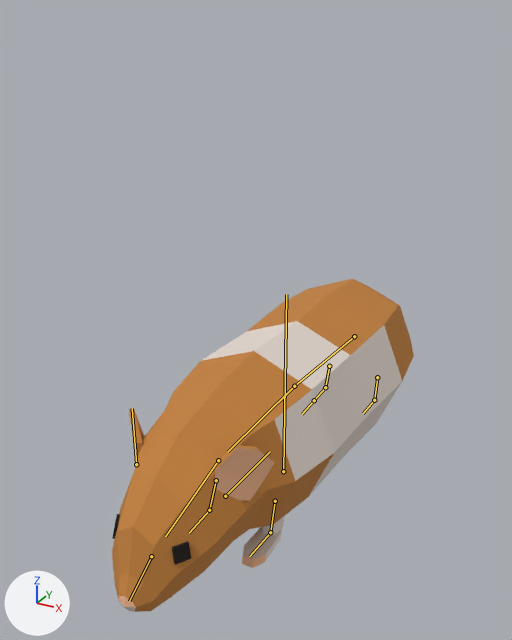
One commit to the FBX model Assets/Art/3D/Hamster/Hamster_Animated.fbx: the scene before it, then after it.
One viewpoint serves both versions: a 50 mm lens placed at (1.67, -3.41, 2.73), pointed at (-0.11, -0.16, 1.1). Arrows for +X, +Y and +Z are at lower left; the lights stay in place. The first picture is the older version. Both versions are drawn at frame 2 of the action 'Origin|Hamster_Jump'; the numbers are the values there. The bones that change, and the others that lie on the model, are drawn over the model as lines.

The first picture shows 'Mesh_Hamster'.
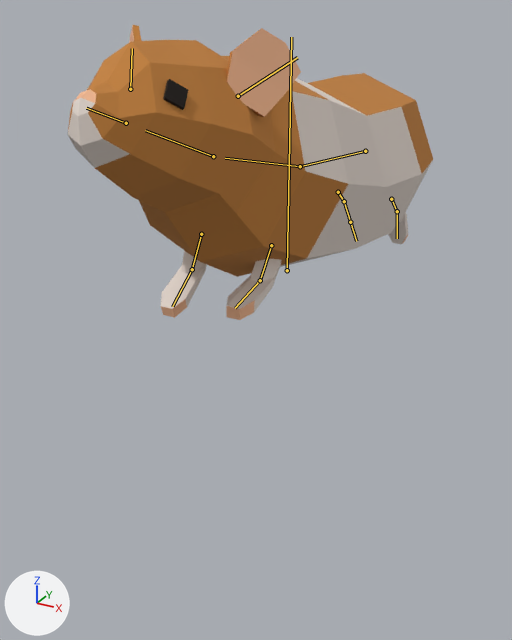
Boxes (x1, y1, x2, y2) around the edits, measured in the pictures (512 x 640 px):
```json
{"object": "Mesh_Hamster", "change": "posed", "before": [112, 279, 414, 612], "after": [68, 25, 433, 320], "on screen": "21% wider, 11% shorter"}
{"bone": "Bone", "before": "(283, 471) to (286, 294)", "after": "(287, 270) to (291, 37)"}
{"bone": "Chest", "before": "(294, 386) to (228, 451)", "after": "(300, 166) to (225, 158)"}
{"bone": "FrontLeg.L", "before": "(275, 501) to (270, 532)", "after": "(271, 245) to (260, 280)"}
{"bone": "FrontFoot.L", "before": "(270, 532) to (249, 556)", "after": "(260, 280) to (235, 308)"}
{"bone": "FrontLeg.R", "before": "(216, 480) to (209, 510)", "after": "(201, 234) to (192, 269)"}
{"bone": "FrontFoot.R", "before": "(209, 510) to (189, 533)", "after": "(192, 269) to (172, 306)"}
{"bone": "Head", "before": "(218, 460) to (165, 536)", "after": "(213, 156) to (145, 130)"}
{"bone": "Nose", "before": "(151, 556) to (129, 601)", "after": "(126, 123) to (86, 108)"}
{"bone": "Ear.L", "before": "(225, 496) to (270, 451)", "after": "(238, 96) to (297, 57)"}
{"bone": "Ear.R", "before": "(136, 464) to (132, 408)", "after": "(130, 89) to (132, 48)"}
{"bone": "BackLeg.L", "before": "(377, 377) to (374, 400)", "after": "(391, 199) to (397, 211)"}
{"bone": "BackFoot.L", "before": "(374, 400) to (363, 413)", "after": "(397, 211) to (397, 238)"}
{"bone": "BackLeg.R", "before": "(329, 366) to (325, 387)", "after": "(338, 192) to (344, 201)"}
{"bone": "BackFoot.R", "before": "(325, 387) to (314, 400)", "after": "(344, 201) to (350, 222)"}
```

The change, as JSON lines over the scene's bpy script:
```json
{"block": "bone_bone", "where": "bone_bone = bpy.data.objects['Origin'].pose.bones['Bone']"}
{"op": "set", "path": "bone_bone.location", "old": "(0.0, 0.0, 0.0)", "new": "(0.0, 3.77, 0.0)"}
{"block": "bone_chest", "where": "bone_chest = bpy.data.objects['Origin'].pose.bones['Chest']  # child of 'Hip'"}
{"op": "set", "path": "bone_chest.rotation_quaternion", "old": "(1.0, 0.0, 0.0, 0.0)", "new": "(0.993, -0.114, 0.0, 0.0)", "note": "degrees (0, 0, 0) -> degrees (-13, 0, 0)"}
{"block": "bone_frontleg_l", "where": "bone_frontleg_l = bpy.data.objects['Origin'].pose.bones['FrontLeg.L']  # child of 'Chest'"}
{"op": "set", "path": "bone_frontleg_l.rotation_quaternion", "old": "(1.0, 0.0, 0.0, 0.0)", "new": "(0.997, -0.017, -0.003, -0.077)", "note": "degrees (0, 0, 0) -> degrees (-2, 0, -9)"}
{"block": "bone_frontfoot_l", "where": "bone_frontfoot_l = bpy.data.objects['Origin'].pose.bones['FrontFoot.L']  # child of 'FrontLeg.L'"}
{"op": "set", "path": "bone_frontfoot_l.rotation_quaternion", "old": "(1.0, 0.0, 0.0, 0.0)", "new": "(0.946, 0.068, -0.01, 0.316)", "note": "degrees (0, 0, 0) -> degrees (7, -4, 37)"}
{"block": "bone_frontleg_r", "where": "bone_frontleg_r = bpy.data.objects['Origin'].pose.bones['FrontLeg.R']  # child of 'Chest'"}
{"op": "set", "path": "bone_frontleg_r.rotation_quaternion", "old": "(1.0, 0.0, 0.0, 0.0)", "new": "(0.998, 0.012, -0.002, -0.055)", "note": "degrees (0, 0, 0) -> degrees (1, 0, -6)"}
{"block": "bone_frontfoot_r", "where": "bone_frontfoot_r = bpy.data.objects['Origin'].pose.bones['FrontFoot.R']  # child of 'FrontLeg.R'"}
{"op": "set", "path": "bone_frontfoot_r.rotation_quaternion", "old": "(1.0, 0.0, 0.0, 0.0)", "new": "(0.937, 0.073, 0.011, -0.341)", "note": "degrees (0, 0, 0) -> degrees (7, 4, -40)"}
{"block": "bone_head", "where": "bone_head = bpy.data.objects['Origin'].pose.bones['Head']  # child of 'Chest'"}
{"op": "set", "path": "bone_head.rotation_quaternion", "old": "(1.0, 0.0, 0.0, 0.0)", "new": "(0.98, -0.197, 0.0, 0.0)", "note": "degrees (0, 0, 0) -> degrees (-23, 0, 0)"}
{"block": "bone_nose", "where": "bone_nose = bpy.data.objects['Origin'].pose.bones['Nose']  # child of 'Head'"}
{"op": "set", "path": "bone_nose.rotation_quaternion", "old": "(1.0, 0.0, -0.008, -0.014)", "new": "(0.991, -0.133, 0.0, 0.0)", "note": "degrees (0, -1, -2) -> degrees (-15, 0, 0)"}
{"block": "bone_ear_l", "where": "bone_ear_l = bpy.data.objects['Origin'].pose.bones['Ear.L']  # child of 'Head'"}
{"op": "set", "path": "bone_ear_l.rotation_quaternion", "old": "(1.0, 0.0, 0.0, 0.0)", "new": "(0.988, 0.033, 0.076, 0.131)", "note": "degrees (0, 0, 0) -> degrees (5, 8, 15)"}
{"block": "bone_ear_r", "where": "bone_ear_r = bpy.data.objects['Origin'].pose.bones['Ear.R']  # child of 'Head'"}
{"op": "set", "path": "bone_ear_r.rotation_quaternion", "old": "(1.0, 0.0, 0.0, 0.0)", "new": "(0.983, 0.039, -0.091, -0.157)", "note": "degrees (0, 0, 0) -> degrees (6, -10, -19)"}
{"block": "bone_backleg_l", "where": "bone_backleg_l = bpy.data.objects['Origin'].pose.bones['BackLeg.L']  # child of 'Bone'"}
{"op": "set", "path": "bone_backleg_l.rotation_quaternion", "old": "(1.0, 0.0, 0.0, 0.0)", "new": "(0.846, 0.114, 0.022, 0.521)", "note": "degrees (0, 0, 0) -> degrees (12, -5, 63)"}
{"block": "bone_backfoot_l", "where": "bone_backfoot_l = bpy.data.objects['Origin'].pose.bones['BackFoot.L']  # child of 'BackLeg.L'"}
{"op": "set", "path": "bone_backfoot_l.rotation_quaternion", "old": "(1.0, 0.0, 0.0, 0.0)", "new": "(0.928, 0.078, -0.012, 0.364)", "note": "degrees (0, 0, 0) -> degrees (8, -5, 42)"}
{"block": "bone_backleg_r", "where": "bone_backleg_r = bpy.data.objects['Origin'].pose.bones['BackLeg.R']  # child of 'Bone'"}
{"op": "set", "path": "bone_backleg_r.rotation_quaternion", "old": "(1.0, 0.0, 0.0, 0.0)", "new": "(0.806, 0.126, -0.024, -0.578)", "note": "degrees (0, 0, 0) -> degrees (13, 6, -71)"}
{"block": "bone_backfoot_r", "where": "bone_backfoot_r = bpy.data.objects['Origin'].pose.bones['BackFoot.R']  # child of 'BackLeg.R'"}
{"op": "set", "path": "bone_backfoot_r.rotation_quaternion", "old": "(1.0, 0.0, 0.0, 0.0)", "new": "(0.891, 0.095, 0.014, -0.443)", "note": "degrees (0, 0, 0) -> degrees (9, 6, -52)"}
```
